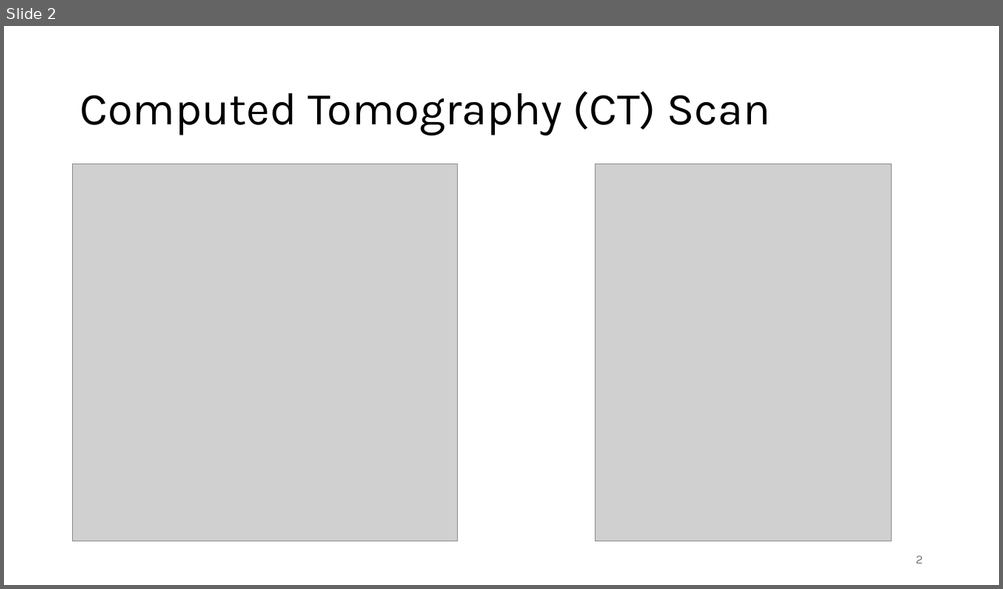
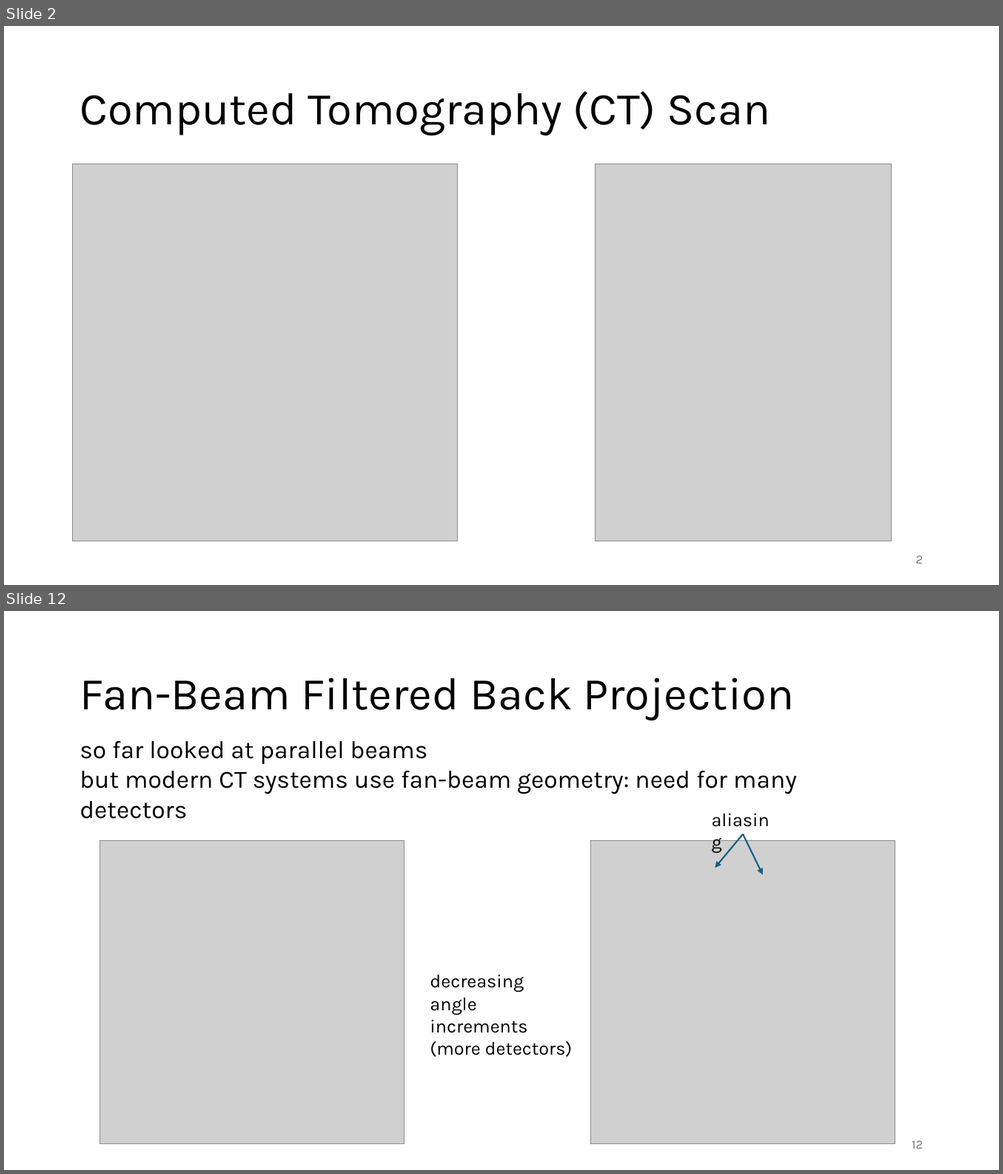
Before and after one commit to FelixWick/DL_images, a slide deck: slides/CT.pptx. Shown one above the other, each under a label of ours: slide 2 before the commit, slides 2 and 12 after it; the slides between them are not shown. The pictures are 1003x589 and 1003x1174 pixels, drawn with LibreOffice and Linux fonts; fonts in the diff are those of the drawing; grey boxes stand for pictures. Boxes give left, top, right and bottom in pixels: in the first picture for what was removed or moved away, otherwise in the second. Text is boxed around its words. In the diff, an @@ line names an element or a change of style, - is before the commit and + after.

```diff
--- a/slides/CT.pptx
+++ b/slides/CT.pptx
@@ slide 12 added at <box>4,611,999,1170</box>, background #FFFFFF @@
@@ title added at <box>79,678,794,721</box>, 44 pt, text #000000 @@
+Fan-Beam Filtered Back Projection
@@ text added at <box>79,741,797,795</box>, 24 pt, text #000000 @@
+so far looked at parallel beams
+but modern CT systems use fan-beam geometry: need for many detectors
@@ text added at <box>704,804,782,834</box>, 18 pt, text #000000 @@
+aliasing
@@ picture added at <box>100,841,404,1145</box> @@
@@ picture added at <box>590,841,894,1145</box> @@
@@ arrow added from (743, 834) to (715, 868), #156082 1.5 pt @@
@@ arrow added from (743, 834) to (762, 875), #156082 1.5 pt @@
@@ text added at <box>430,974,572,1057</box>, 18 pt, text #000000 @@
+decreasing angle increments (more detectors)
@@ page number added at <box>911,1141,922,1149</box>, 12 pt, text #797979 @@
+12
```
Also in this commit, not shown: 5 slides changed, 7 other slides added, 1 slide removed.
